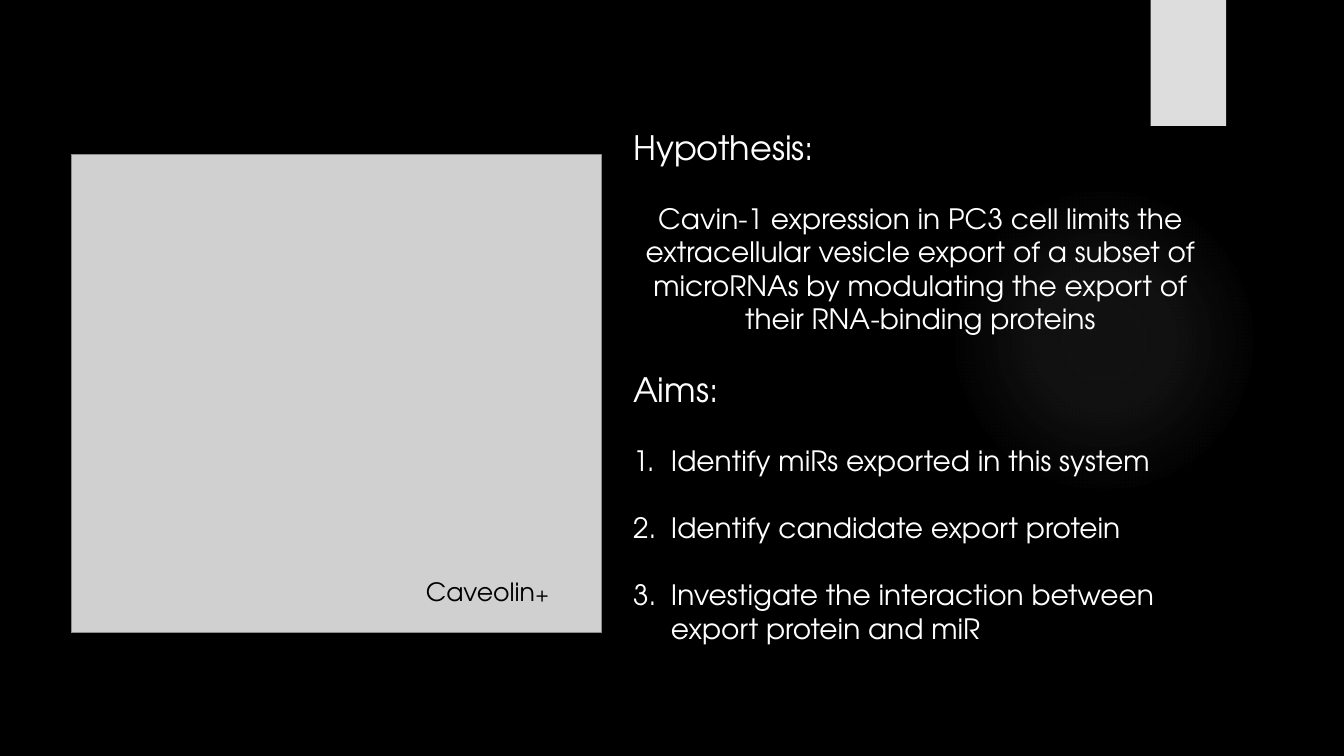
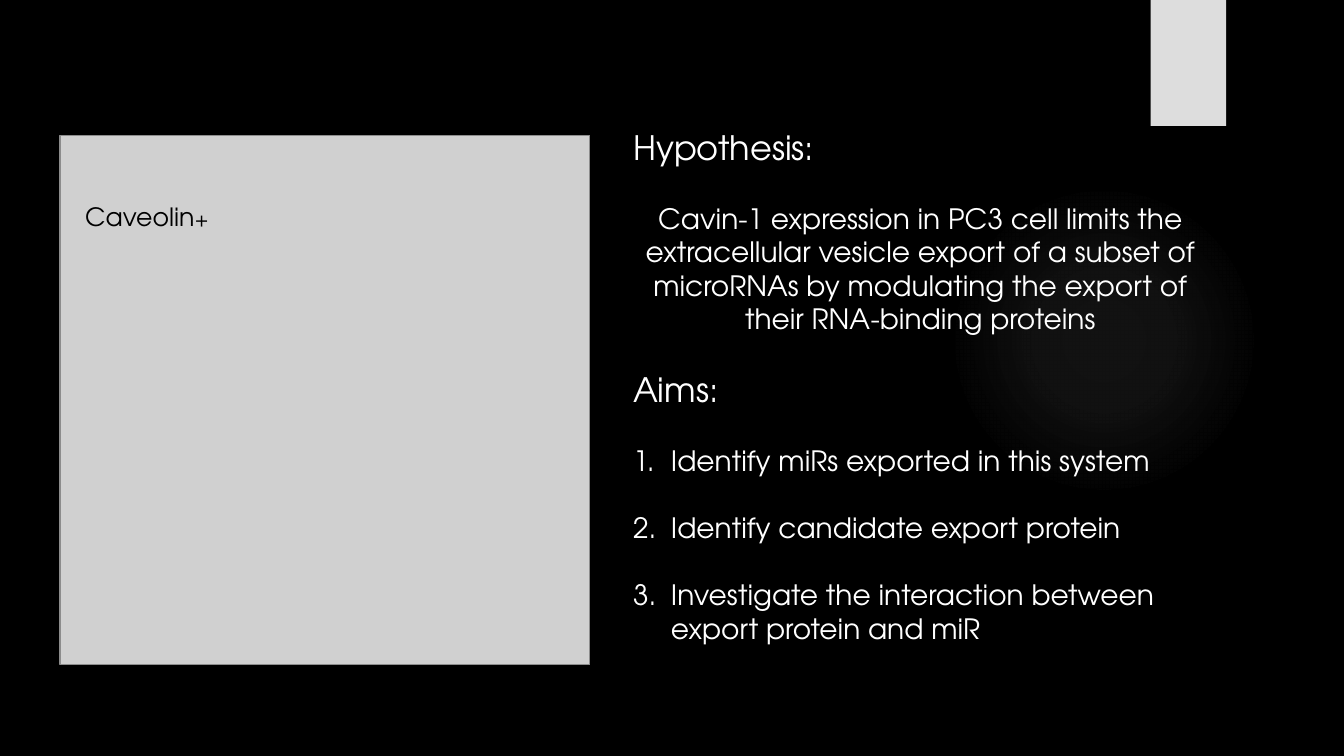
Before and after one commit to HarleyRobinson/Honours2, a slide deck: slide 7 of CollCompBiol.pptx. Drawn at 1344x756 pixels with LibreOffice and Linux fonts; fonts in the diff are those of the drawing; grey boxes stand for pictures; background and template pictures are left out. Boxes give left, top, right and bottom in pixels: in the first picture for what was removed or moved away, otherwise in the second. Text is boxed around its words. In the diff, an @@ line names an element or a change of style, - is before the commit and + after.

```diff
--- a/CollCompBiol.pptx
+++ b/CollCompBiol.pptx
@@ picture: place and size @@
-picture at (72, 155, 602, 633)
+picture at (60, 135, 590, 664)
@@ text "Caveolin+": place and size @@
-text "Caveolin+" at (426, 582, 535, 602)
+text "Caveolin+" at (85, 207, 194, 227)
```
Also in this commit, not shown: 9 other slides changed.
